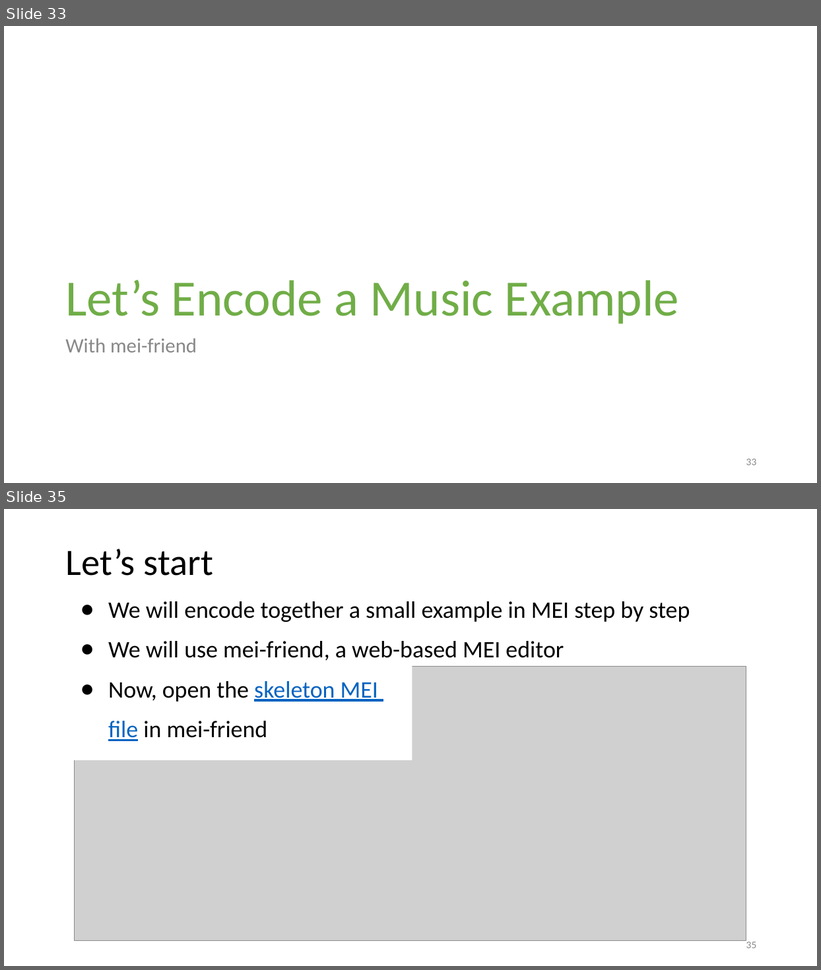
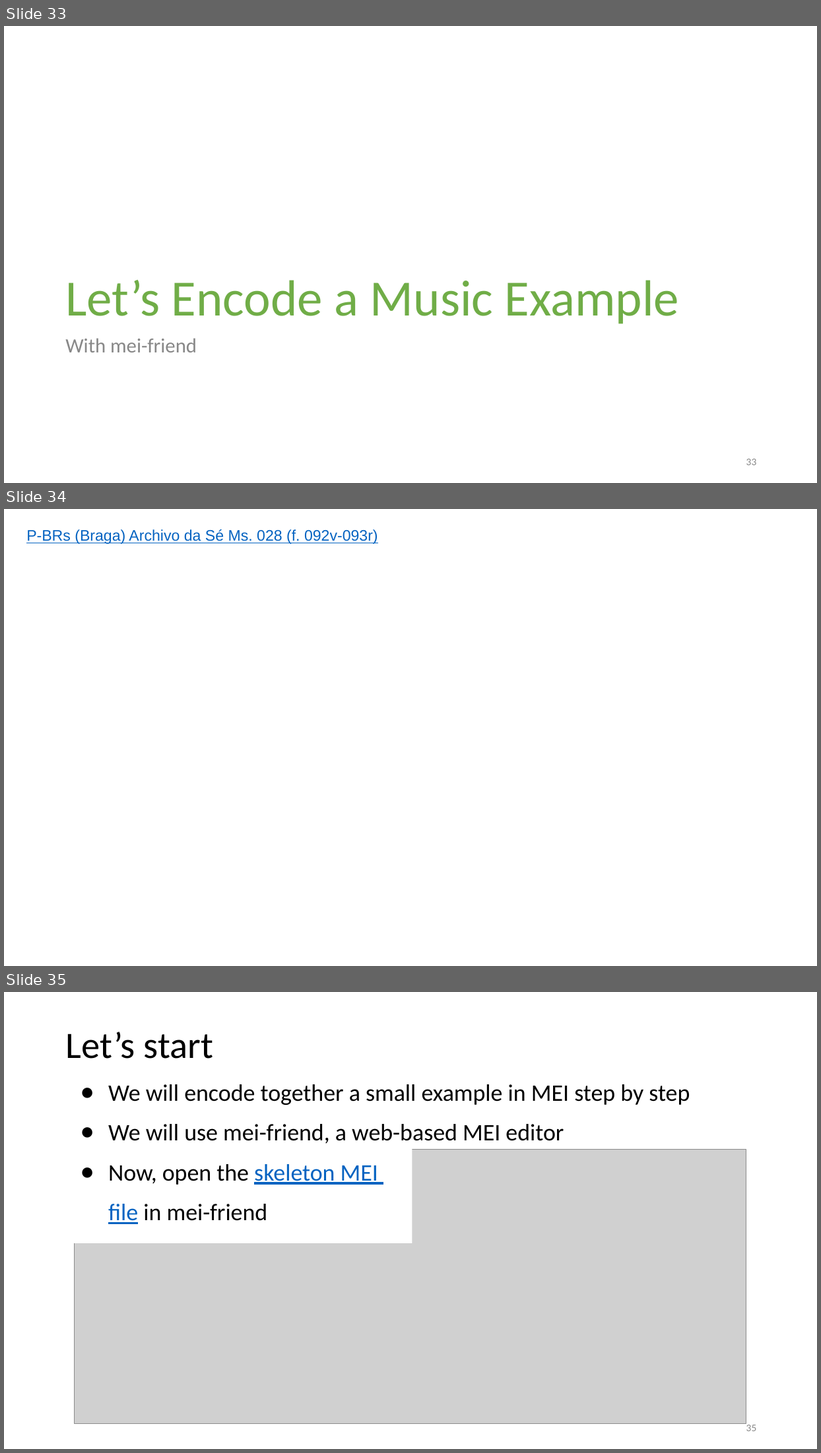
Before and after one commit to martha-thomae/workshop_on_mei_neumes_encoding, a slide deck: MEI-encoding-of-Early-Music_Neumes-Module.pptx. Shown one above the other, each under a label of ours: slides 33 and 35 before the commit, slides 33, 34 and 35 after it; the slides between them are not shown. The pictures are 821x970 and 821x1453 pixels, drawn with LibreOffice and Linux fonts; fonts in the diff are those of the drawing; grey boxes stand for pictures; background and template pictures are left out. Boxes give left, top, right and bottom in pixels: in the first picture for what was removed or moved away, otherwise in the second. Text is boxed around its words. In the diff, an @@ line names an element or a change of style, - is before the commit and + after.

```diff
--- a/MEI-encoding-of-Early-Music_Neumes-Module.pptx
+++ b/MEI-encoding-of-Early-Music_Neumes-Module.pptx
@@ slide 34 added at bbox=[4, 509, 817, 966], background picture (left out) @@
@@ text added at bbox=[26, 529, 378, 544], 18 pt, text #0563C1, underline @@
+P-BRs (Braga) Archivo da Sé Ms. 028 (f. 092v-093r)
@@ page number added at bbox=[579, 933, 762, 957], 12 pt, text #FFFFFF @@
+34
```
Also in this commit, not shown: 1 slide removed.
